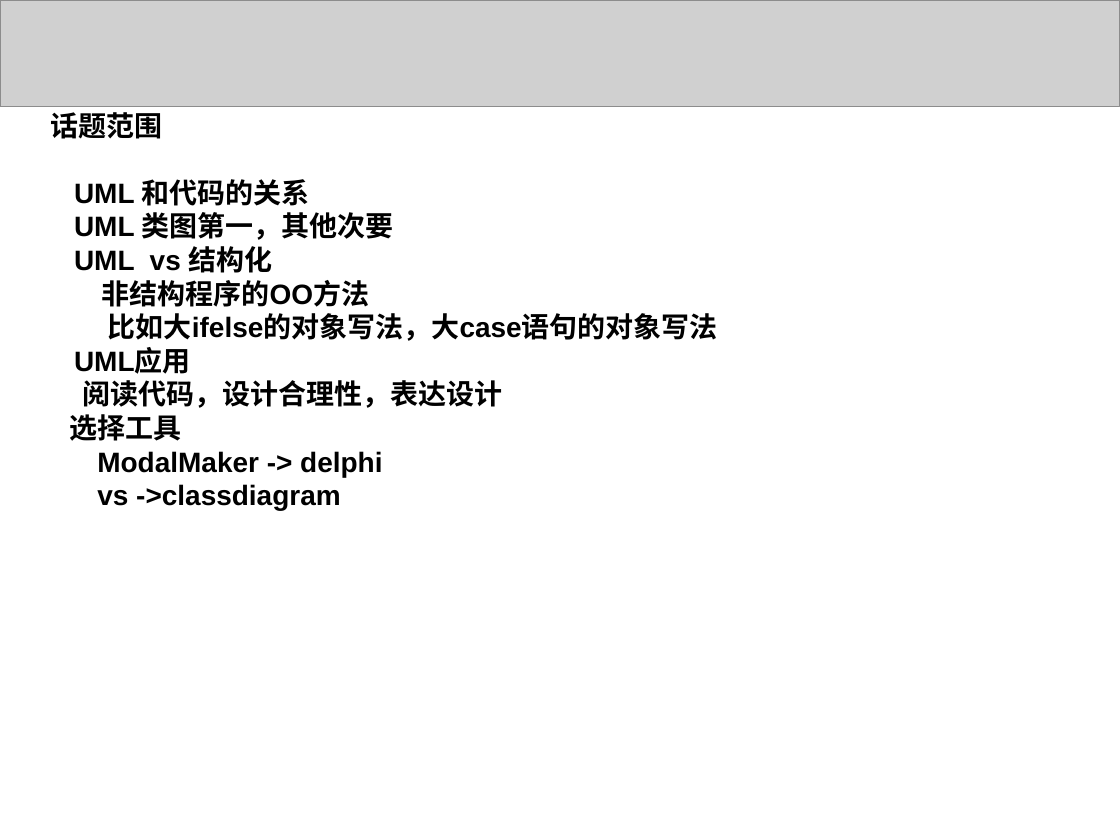
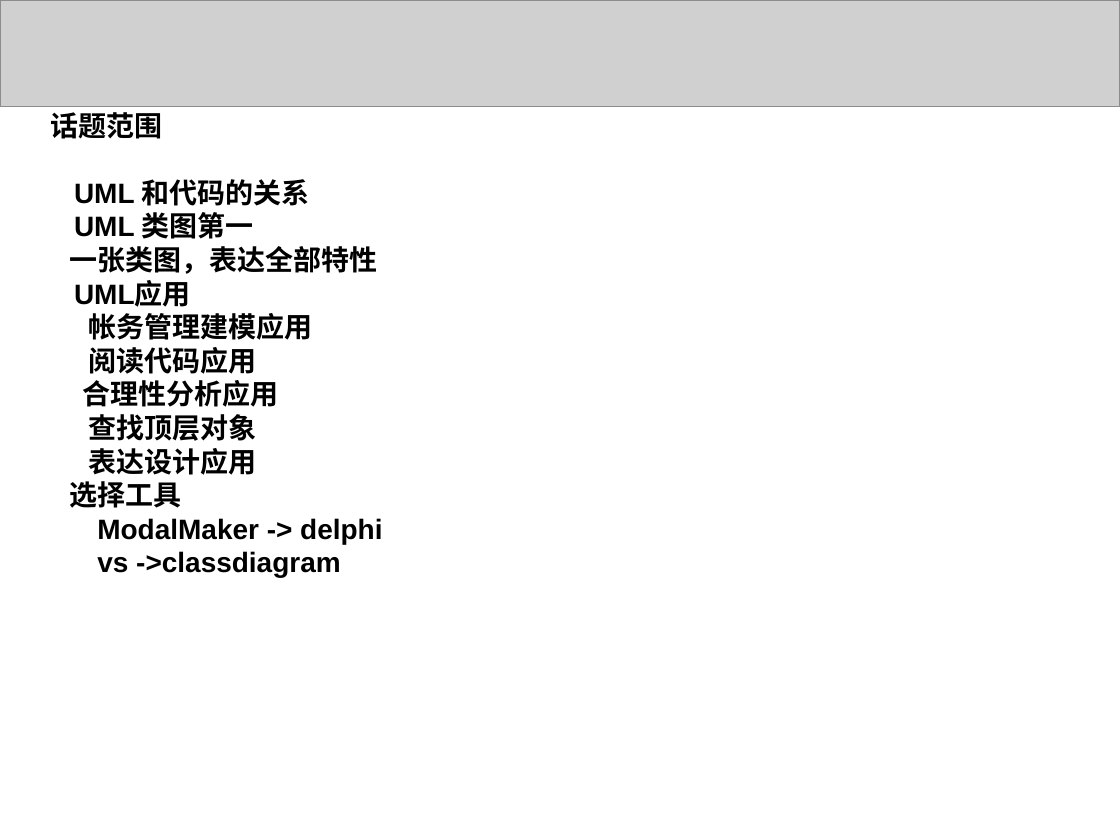
Before and after one commit to 1000copy/delpy, a slide deck: slide 2 of docs/1021project/UML理论和实践.ppt. Drawn at 1120x840 pixels with LibreOffice and Linux fonts; fonts in the diff are those of the drawing; grey boxes stand for pictures; background and template pictures are left out. Boxes give left, top, right and bottom in pixels: in the first picture for what was removed or moved away, otherwise in the second. Text is boxed around its words. In the diff, an @@ line names an element or a change of style, - is before the commit and + after.

```diff
--- a/docs/1021project/UML理论和实践.ppt
+++ b/docs/1021project/UML理论和实践.ppt
@@ text at <box>70,212,378,274</box>: text changed @@
-UML 类图第一，其他次要
-UML vs 结构化
-非结构程序的OO方法
-比如大ifelse的对象写法，大case语句的对象写法
+UML 类图第一
+一张类图，表达全部特性
@@ text at <box>82,313,313,475</box>: text changed @@
-阅读代码，设计合理性，表达设计
+帐务管理建模应用
+阅读代码应用
+合理性分析应用
+查找顶层对象
+表达设计应用
```
Also in this commit, not shown: 4 other slides changed, 7 slides added, 2 slides removed.
